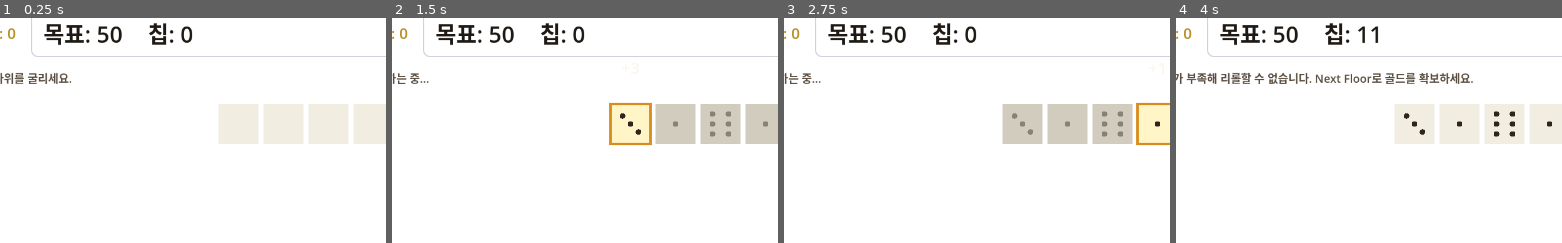
Above: before the commit, frames 1-4 (left to right).
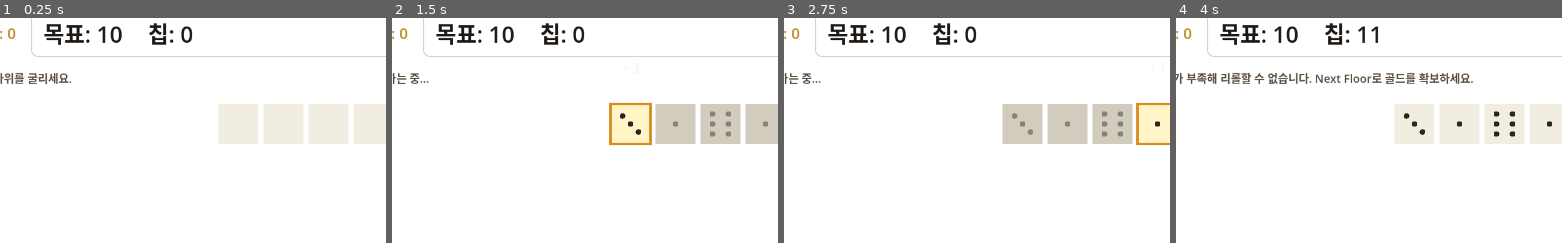
Above: after the commit, the same moments.

Repository: NyongNyongNyong/cat_dice_game
Game: Godot game, scene res://scenes/game/main.tscn
Same seed, same stepped clock (60 frames per second), same inputs: the game is played once before the commit and once after it.
Inputs (mouse positions are % of the whole screen's width and height, from its top left):
- Up to frame 1 (0.25 s): no input
- Up to frame 2 (1.5 s): click "Roll" at 0.5 s; move the mouse to (41, 29) at 1.27 s; click (41, 29) at 1.42 s
- Up to frame 3 (2.75 s): move the mouse to (47, 29) at 2.02 s; click (47, 29) at 2.17 s
- Up to frame 4 (4 s): tap Enter at 2.75 s; move the mouse to (53, 29) at 2.77 s; click (53, 29) at 2.92 s; move the mouse to (59, 29) at 3.52 s; click (59, 29) at 3.67 s
The pictures show only the part of the screen within x 10-60%, y 5-55%; the shares and areas given below are measured in that part.

The runs differ from the first frame. In frame 1, 0.1% of the frame differs, in the area x 25-29%, y 3-12%; in frame 2, 0.1%; in frame 3, 0.1%; in frame 4, 0.1%.

Commit message:
feat: gold formula v2, floor targets, shop UI layout

Diff:
--- a/game/data/economy/gold_reward.json
+++ b/game/data/economy/gold_reward.json
@@ -1,6 +1,6 @@
 {
-  "version": 1,
-  "interval_ratio": 0.5,
+  "version": 2,
+  "threshold_ratio": 2.0,
   "reroll_cost": 1,
   "gdd_ref": "§10.2",
   "spec_ref": "docs/design/systems/gold-economy.md",
--- a/game/scenes/game/run_scene.tscn
+++ b/game/scenes/game/run_scene.tscn
@@ -134,7 +134,7 @@
 layout_mode = 2
 theme_override_colors/font_color = Color(0.12, 0.1, 0.08, 1)
 theme_override_font_sizes/font_size = 36
-text = "목표: 50"
+text = "목표: 10"
 
 [node name="CurrentScoreLabel" type="Label" parent="MarginContainer/VBox/Header/ScoreHeaderPanel/ScoreHeaderRow" unique_id=716763979]
 layout_mode = 2
@@ -269,24 +269,59 @@
 [node name="ShopPanel" type="PanelContainer" parent="MarginContainer/VBox"]
 visible = false
 layout_mode = 2
+size_flags_vertical = 0
 theme_override_styles/panel = SubResource("StyleBoxFlat_left")
 
 [node name="ShopVBox" type="VBoxContainer" parent="MarginContainer/VBox/ShopPanel"]
 layout_mode = 2
-theme_override_constants/separation = 12
+theme_override_constants/separation = 16
 
 [node name="ShopTitle" type="Label" parent="MarginContainer/VBox/ShopPanel/ShopVBox"]
 layout_mode = 2
-theme_override_font_sizes/font_size = 22
+theme_override_colors/font_color = Color(0.18, 0.15, 0.12, 1)
+theme_override_font_sizes/font_size = 24
 text = "상점"
 
+[node name="ShopOfferPanel" type="PanelContainer" parent="MarginContainer/VBox/ShopPanel/ShopVBox"]
+layout_mode = 2
+theme_override_styles/panel = SubResource("StyleBoxFlat_roll_slot")
+
+[node name="ShopOfferVBox" type="VBoxContainer" parent="MarginContainer/VBox/ShopPanel/ShopVBox/ShopOfferPanel"]
+layout_mode = 2
+theme_override_constants/separation = 4
+
+[node name="ShopOfferHeading" type="Label" parent="MarginContainer/VBox/ShopPanel/ShopVBox/ShopOfferPanel/ShopOfferVBox"]
+layout_mode = 2
+theme_override_colors/font_color = Color(0.35, 0.3, 0.25, 1)
+theme_override_font_sizes/font_size = 14
+text = "교체 오퍼"
+
+[node name="ShopOfferName" type="Label" parent="MarginContainer/VBox/ShopPanel/ShopVBox/ShopOfferPanel/ShopOfferVBox"]
+layout_mode = 2
+theme_override_colors/font_color = Color(0.12, 0.1, 0.08, 1)
+theme_override_font_sizes/font_size = 20
+text = "H 주사위"
+
+[node name="ShopOfferHint" type="Label" parent="MarginContainer/VBox/ShopPanel/ShopVBox/ShopOfferPanel/ShopOfferVBox"]
+layout_mode = 2
+theme_override_colors/font_color = Color(0.45, 0.4, 0.35, 1)
+theme_override_font_sizes/font_size = 14
+text = "아래 슬롯을 선택해 교체하세요."
+
+[node name="ShopRosterHeading" type="Label" parent="MarginContainer/VBox/ShopPanel/ShopVBox"]
+layout_mode = 2
+theme_override_colors/font_color = Color(0.35, 0.3, 0.25, 1)
+theme_override_font_sizes/font_size = 14
+text = "보유 주사위"
+
 [node name="ShopSlots" type="VBoxContainer" parent="MarginContainer/VBox/ShopPanel/ShopVBox"]
 layout_mode = 2
-theme_override_constants/separation = 8
+theme_override_constants/separation = 6
 
 [node name="ShopContinueButton" type="Button" parent="MarginContainer/VBox/ShopPanel/ShopVBox"]
-custom_minimum_size = Vector2(160, 44)
-layout_mode = 2
+custom_minimum_size = Vector2(200, 44)
+layout_mode = 2
+size_flags_horizontal = 4
 text = "다음 층"
 
 [node name="ScoreOverlay" type="Control" parent="."]
--- a/game/scripts/autoload/run_manager.gd
+++ b/game/scripts/autoload/run_manager.gd
@@ -4,12 +4,12 @@
 const GoldCalculator := preload("res://scripts/core/gold_calculator.gd")
 
 # hand-scoring-v2 playtest targets (Σ(숫자) × Σ(족보) 스케일)
-const FLOOR_TARGETS: Array[int] = [5, 5, 5, 5, 5]
+const FLOOR_TARGETS: Array[int] = [10, 20, 40, 80, 160]
 const MAX_FLOOR: int = 5
 const DICE_COUNT: int = 10
 
 var current_floor: int = 1
-var target_score: int = 5
+var target_score: int = 10
 var current_score: int = 0
 var gold: int = 0
 var run_finished: bool = false
--- a/game/scripts/core/gold_calculator.gd
+++ b/game/scripts/core/gold_calculator.gd
@@ -1,27 +1,20 @@
 class_name GoldCalculator
 extends RefCounted
 
-const DEFAULT_INTERVAL_RATIO := 0.5
+const DEFAULT_THRESHOLD_RATIO := 2.0
 const REROLL_GOLD_COST := 1
 
 
 static func calculate_reward(
 	final_chips: int,
 	target_chips: int,
-	interval_ratio: float = DEFAULT_INTERVAL_RATIO
+	threshold_ratio: float = DEFAULT_THRESHOLD_RATIO
 ) -> int:
 	if target_chips <= 0 or final_chips < target_chips:
 		return 0
-
-	var interval := int(floor(float(target_chips) * interval_ratio))
-	if interval <= 0:
+	if threshold_ratio <= 1.0:
 		return 1
 
-	var excess := final_chips - target_chips
-	var tiers := int(floor(float(excess) / float(interval)))
-	return _gold_for_tiers(tiers)
-
-
-static func _gold_for_tiers(tiers: int) -> int:
-	var steps := tiers + 1
+	var ratio := float(final_chips) / float(target_chips)
+	var steps := int(floor(log(ratio) / log(threshold_ratio))) + 1
 	return int(steps * (steps + 1) / 2)
--- a/game/scripts/core/gold_calculator_spec_test.gd
+++ b/game/scripts/core/gold_calculator_spec_test.gd
@@ -4,27 +4,28 @@
 
 var _failed := 0
 
+const T5 := 5
+
 
 func _init() -> void:
-	_expect_reward(100, 100, 100, 1)
-	_expect_reward(149, 100, 100, 1)
-	_expect_reward(150, 100, 100, 3)
-	_expect_reward(199, 100, 100, 3)
-	_expect_reward(200, 100, 100, 6)
-	_expect_reward(249, 100, 100, 6)
-	_expect_reward(250, 100, 100, 10)
-	_expect_reward(300, 100, 100, 15)
-	_expect_reward(350, 100, 100, 21)
-	_expect_reward(99, 100, 100, 0)
-	_expect_reward(100, 0, 100, 0)
+	_expect_reward(4, T5, 0)
+	_expect_reward(5, T5, 1)
+	_expect_reward(9, T5, 1)
+	_expect_reward(10, T5, 3)
+	_expect_reward(19, T5, 3)
+	_expect_reward(20, T5, 6)
+	_expect_reward(40, T5, 10)
+	_expect_reward(80, T5, 15)
+	_expect_reward(160, T5, 21)
+	_expect_reward(90, 10, 10)
 
 	if _failed > 0:
 		push_error("Gold calculator spec tests failed: %d" % _failed)
 	quit(_failed)
 
 
-func _expect_reward(final_chips: int, target_chips: int, _label: int, expected: int) -> void:
-	var got := GoldCalculatorScript.calculate_reward(final_chips, target_chips)
+func _expect_reward(final_chips: int, target_chips: int, expected: int) -> void:
+	var got: int = GoldCalculatorScript.calculate_reward(final_chips, target_chips)
 	if got != expected:
 		_fail("S=%d T=%d" % [final_chips, target_chips], expected, got)
 
--- a/game/scripts/ui/dice_shop_presenter.gd
+++ b/game/scripts/ui/dice_shop_presenter.gd
@@ -3,17 +3,25 @@
 signal continue_pressed
 signal replace_requested(slot_index: int)
 
-const DiceRosterScript := preload("res://scripts/core/dice_roster.gd")
 const CatalogService := preload("res://scripts/core/dice_catalog_service.gd")
 
+const ROW_BUTTON_MIN := Vector2(88, 36)
+
 var _panel: PanelContainer
+var _offer_name_label: Label
 var _slots_container: VBoxContainer
 var _continue_button: Button
 var _offer_dice_id: String = ""
 
 
-func setup(panel: PanelContainer, slots_container: VBoxContainer, continue_button: Button) -> void:
+func setup(
+	panel: PanelContainer,
+	offer_name_label: Label,
+	slots_container: VBoxContainer,
+	continue_button: Button
+) -> void:
 	_panel = panel
+	_offer_name_label = offer_name_label
 	_slots_container = slots_container
 	_continue_button = continue_button
 	_continue_button.pressed.connect(_on_continue_pressed)
@@ -21,6 +29,7 @@
 
 func open(roster: RefCounted, offer_dice_id: String) -> void:
 	_offer_dice_id = offer_dice_id
+	_update_offer_label()
 	_rebuild_slots(roster)
 	_panel.visible = true
 
@@ -33,27 +42,47 @@
 	return _panel != null and _panel.visible
 
 
+func _update_offer_label() -> void:
+	var catalog = CatalogService.shared()
+	if _offer_name_label == null:
+		return
+	if not catalog.has_dice(_offer_dice_id):
+		_offer_name_label.text = "오퍼 없음"
+		return
+	_offer_name_label.text = catalog.get_display_name(_offer_dice_id)
+
+
 func _rebuild_slots(roster: RefCounted) -> void:
 	for child in _slots_container.get_children():
 		child.queue_free()
 
+	var catalog = CatalogService.shared()
+	var can_replace: bool = catalog.has_dice(_offer_dice_id)
+
 	for i in roster.get_count():
 		var row := HBoxContainer.new()
+		row.layout_mode = 2
 		row.add_theme_constant_override("separation", 12)
+		row.size_flags_horizontal = Control.SIZE_EXPAND_FILL
 
 		var label := Label.new()
+		label.layout_mode = 2
 		var die: Resource = roster.get_dice_resource(i)
 		var die_name := "주사위"
 		if die != null and die.get("display_name"):
 			die_name = str(die.display_name)
-		label.text = "슬롯 %d: %s" % [i + 1, die_name]
+		label.text = "슬롯 %d · %s" % [i + 1, die_name]
 		label.size_flags_horizontal = Control.SIZE_EXPAND_FILL
+		label.clip_text = true
 		row.add_child(label)
 
 		var replace_button := Button.new()
-		var catalog = CatalogService.shared()
-		replace_button.text = "%s로 교체" % catalog.get_display_name(_offer_dice_id)
-		replace_button.disabled = not catalog.has_dice(_offer_dice_id)
+		replace_button.layout_mode = 2
+		replace_button.text = "교체"
+		replace_button.tooltip_text = "%s로 교체" % catalog.get_display_name(_offer_dice_id)
+		replace_button.custom_minimum_size = ROW_BUTTON_MIN
+		replace_button.size_flags_horizontal = Control.SIZE_SHRINK_END
+		replace_button.disabled = not can_replace
 		replace_button.pressed.connect(_on_replace_pressed.bind(i))
 		row.add_child(replace_button)
 
--- a/game/scripts/ui/run_scene.gd
+++ b/game/scripts/ui/run_scene.gd
@@ -16,6 +16,9 @@
 @onready var _roll_button: Button = $MarginContainer/VBox/Buttons/RollButton
 @onready var _next_floor_button: Button = $MarginContainer/VBox/Buttons/NextFloorButton
 @onready var _shop_panel: PanelContainer = $MarginContainer/VBox/ShopPanel
+@onready var _shop_offer_name: Label = (
+	$MarginContainer/VBox/ShopPanel/ShopVBox/ShopOfferPanel/ShopOfferVBox/ShopOfferName
+)
 @onready var _shop_slots: VBoxContainer = $MarginContainer/VBox/ShopPanel/ShopVBox/ShopSlots
 @onready var _shop_continue_button: Button = $MarginContainer/VBox/ShopPanel/ShopVBox/ShopContinueButton
 @onready var _dice_popup_layer: Control = $MarginContainer/VBox/DiceRow/PopupOverlay
@@ -32,10 +35,10 @@
 
 
 func _ready() -> void:
+	_setup_round_flow()
 	RunManager.start_run()
 	_apply_roster_to_round()
 	_spawn_dice()
-	_setup_round_flow()
 	_round.begin_round()
 	_sync_ui()
 
@@ -45,7 +48,7 @@
 	_score_presenter.setup(_dice_row, _popup_overlay, _left_value, _right_value, _status_label)
 	_score_presenter.set_dice_views(_dice_views)
 	_reroll_preview_presenter.setup(_dice_popup_layer)
-	_shop_presenter.setup(_shop_panel, _shop_slots, _shop_continue_button)
+	_shop_presenter.setup(_shop_panel, _shop_offer_name, _shop_slots, _shop_continue_button)
 
 	_round.phase_changed.connect(_on_round_phase_changed)
 	_round.dice_rolled.connect(_on_dice_rolled)
@@ -288,6 +291,9 @@
 
 
 func _sync_ui() -> void:
+	_floor_label.text = "층: %d" % RunManager.current_floor
+	_target_label.text = "목표: %d" % RunManager.target_score
+	_current_label.text = "칩: %d" % RunManager.current_score
 	_gold_label.text = "골드: %d" % RunManager.gold
 	var shop_open: bool = _is_shop_open()
 	_roll_button.disabled = shop_open or not _round.can_roll() or RunManager.run_finished
Not shown, changed: docs/design/systems/dice-roster-shop.md
Not shown, changed: docs/design/systems/gold-economy.md
Not shown, changed: docs/design/tasks/gold-economy-tasks.md
Not shown, changed: docs/gdd-cat-tower-casino.md
